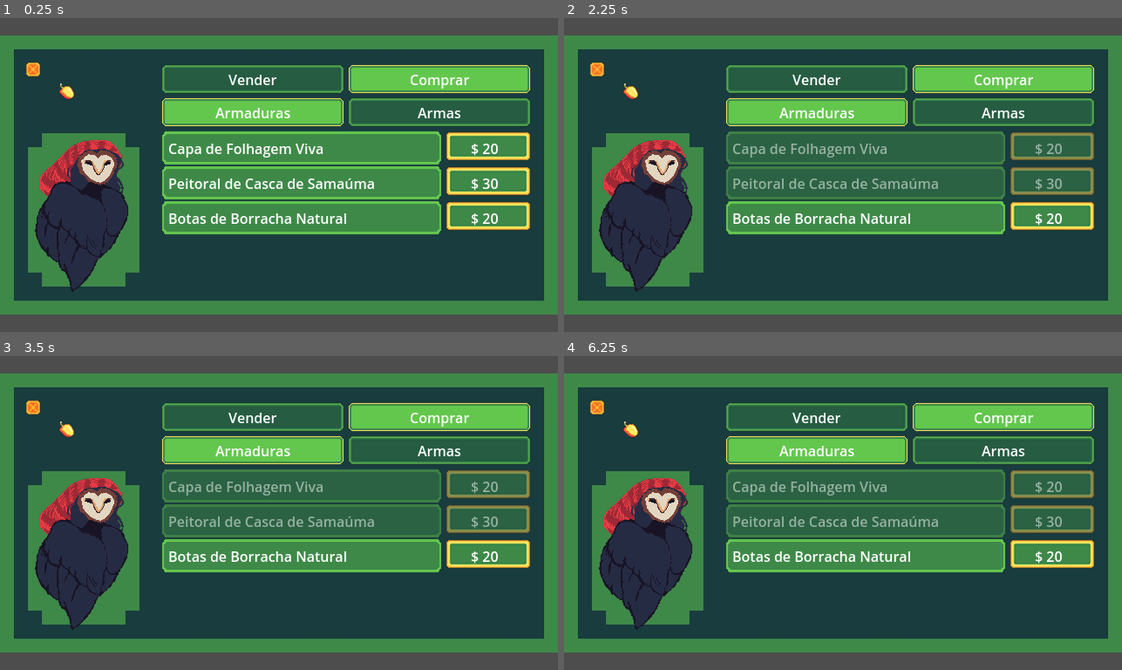
Above: before the commit, frames 1-4 (two rows, left to right).
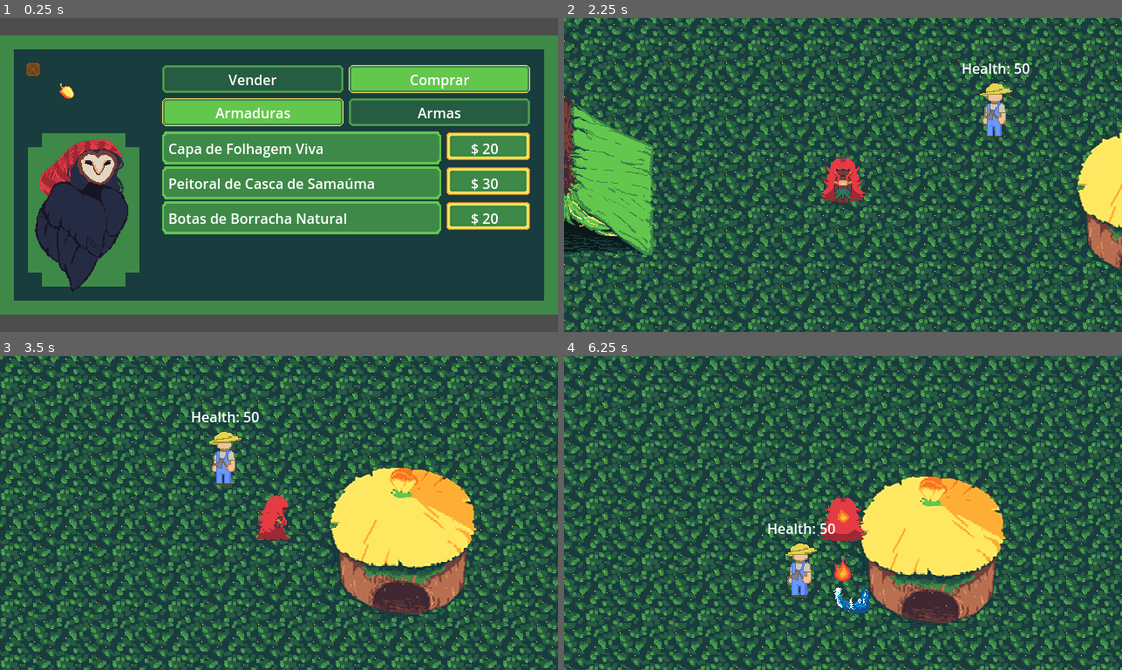
Above: after the commit, the same moments.

Repository: SamuelMTL/AmazonProject
Game: Godot game, scene res://Components/MatintaShopComponent/MatintaShop.tscn
The game is run twice, just before and just after one commit, with the same random seed, the same clock (stepped at 60 frames per second) and the same inputs. This scene is started directly instead of the project's main scene. Sound files missing from this copy of the repository are replaced by a short silence.
Inputs (mouse positions are in pixels of both pictures, inside the frame that each line leads up to):
- Up to frame 1 (0.25 s): no input
- Up to frame 2 (2.25 s): click "$ 20" at 0.5 s; click "$ 30" at 1.25 s; click (597, 68) at 2.02 s
- Up to frame 3 (3.5 s): move the mouse to (401, 497) at 2.77 s; hold Right (ui_right) from 2.78 s (still down); tap R (BoitataPower) at 2.85 s
- Up to frame 4 (6.25 s): move the mouse to (731, 528) at 3.52 s; release Right (ui_right) at 3.53 s; hold Down (ui_down) 3.53-4.28 s; tap Q (CurupiraPower) at 3.6 s; move the mouse to (898, 443) at 4.27 s; hold Right (ui_right) 4.28-5 s; tap H (Habilidades) at 4.35 s; click (843, 525) at 5 s, where only the run after the commit has a clickable "Voltar"; move the mouse to (815, 575) at 5.77 s; hold Up (ui_up) from 5.78 s (still down); tap E (IaraPower) at 5.85 s

The runs differ from the first frame. In frame 1, 0.1% of the frame differs, in the area x 4-8%, y 14-19%; in frame 2, 75%; in frame 3, 76%; in frame 4, 77%, in the area x 0-100%, y 0-100%.

Commit message:
compra de itens certinha agr

Diff:
--- a/amazonproject/Components/MatintaShopComponent/MatintaShop.tscn
+++ b/amazonproject/Components/MatintaShopComponent/MatintaShop.tscn
@@ -174,7 +174,18 @@
 size_flags_vertical = 3
 theme_override_constants/separation = 40
 
+[node name="Voltar" type="Button" parent="."]
+layout_mode = 1
+anchors_preset = -1
+anchor_right = 0.034
+anchor_bottom = 0.114
+offset_left = 30.0
+offset_top = 51.0
+offset_right = 24.24
+offset_bottom = 25.96
+
 [connection signal="pressed" from="TextureRect/VBoxContainer/HBoxContainer/VBoxContainer/VenderButton" to="." method="_on_vender_button_pressed"]
 [connection signal="pressed" from="TextureRect/VBoxContainer/HBoxContainer/VBoxContainer2/ComprarButton" to="." method="_on_comprar_button_pressed"]
 [connection signal="pressed" from="TextureRect/VBoxContainer/ComprarContainer/HBoxContainer/ArmadurasButton" to="." method="_on_armaduras_button_pressed"]
 [connection signal="pressed" from="TextureRect/VBoxContainer/ComprarContainer/HBoxContainer/ArmasButton" to="." method="_on_armas_button_pressed"]
+[connection signal="pressed" from="Voltar" to="." method="_on_voltar_pressed"]
--- a/amazonproject/Components/MatintaShopComponent/shop_item_component.gd
+++ b/amazonproject/Components/MatintaShopComponent/shop_item_component.gd
@@ -21,8 +21,19 @@
 	item_name_label.text = nome
 	item_price_label.text = "$ " + str(preco)
 
+	match item_type:
+		"weapon":
+			if PlayerInventory.weapons.has(item_name):
+				desativar_item()
+		"armor":
+			if PlayerInventory.armors.has(item_name):
+				desativar_item()
+
 
 func _on_texture_button_pressed() -> void:
+	if shop_manager == null:
+		return
+
 	var sucesso = false
 
 	if item_type == "weapon":
@@ -31,9 +42,11 @@
 		sucesso = shop_manager.buy_armor(item_name)
 
 	if sucesso:
-		# Desabilita o botão e reduz opacidade do item
-		buy_button.disabled = true
-		modulate.a = 0.5
+		desativar_item()
 	else:
 		# Aqui você pode tocar um som de erro ou exibir uma mensagem
 		print("Compra falhou: moedas insuficientes ou item inválido.")
+
+func desativar_item():
+	buy_button.disabled = true
+	modulate.a = 0.5
--- a/amazonproject/scripts/player_inventory.gd
+++ b/amazonproject/scripts/player_inventory.gd
@@ -42,7 +42,9 @@
 func add_weapon(weapon_name: String):
 	if weapon_name not in weapons:
 		weapons.append(weapon_name)
+		print("armas no inventario: " + str(weapons))
 
 func add_armor(armor_name: String):
 	if armor_name not in armors:
 		armors.append(armor_name)
+		print("armaduras no inventario: " + str(armors))
